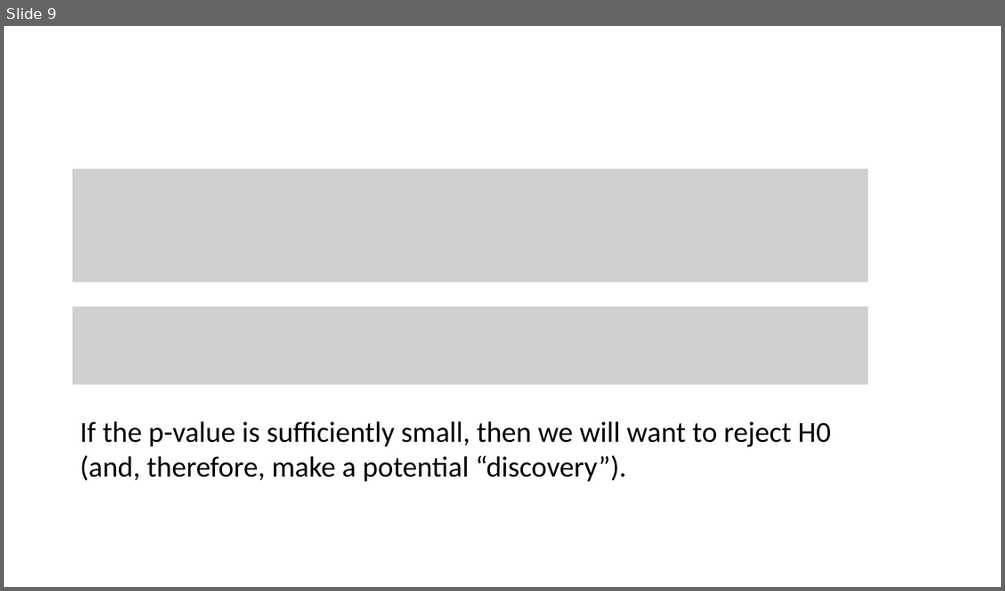
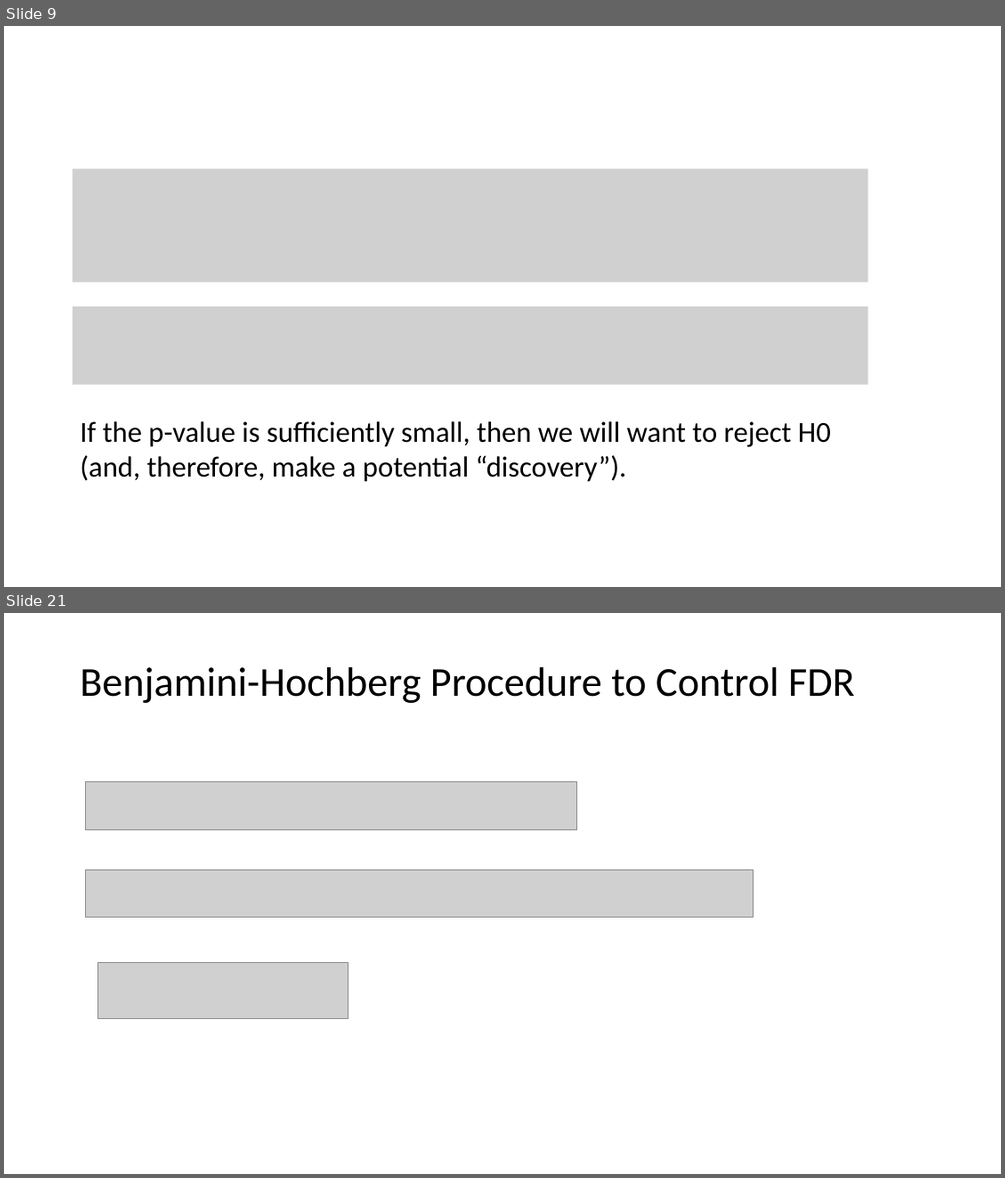
Before and after one commit to tianzheng4/tianzheng4.github.io, a slide deck: _umkc-teaching/slides/Lecture13.pptx. Shown one above the other, each under a label of ours: slide 9 before the commit, slides 9 and 21 after it; the slides between them are not shown. The pictures are 1005x591 and 1005x1178 pixels, drawn with LibreOffice and Linux fonts; fonts in the diff are those of the drawing; grey boxes stand for pictures. Boxes give left, top, right and bottom in pixels: in the first picture for what was removed or moved away, otherwise in the second. Text is boxed around its words. In the diff, an @@ line names an element or a change of style, - is before the commit and + after.

```diff
--- a/_umkc-teaching/slides/Lecture13.pptx
+++ b/_umkc-teaching/slides/Lecture13.pptx
@@ slide 21 added at [4, 613, 1001, 1174], background #FFFFFF @@
@@ title added at [80, 667, 855, 703], 39.6 pt, text #000000 @@
+Benjamini-Hochberg Procedure to Control FDR
@@ picture added at [86, 782, 576, 830] @@
@@ picture added at [86, 869, 752, 917] @@
@@ picture added at [97, 963, 348, 1019] @@
```
Also in this commit, not shown: 11 other slides added, 2 slides removed, 3 other files.
